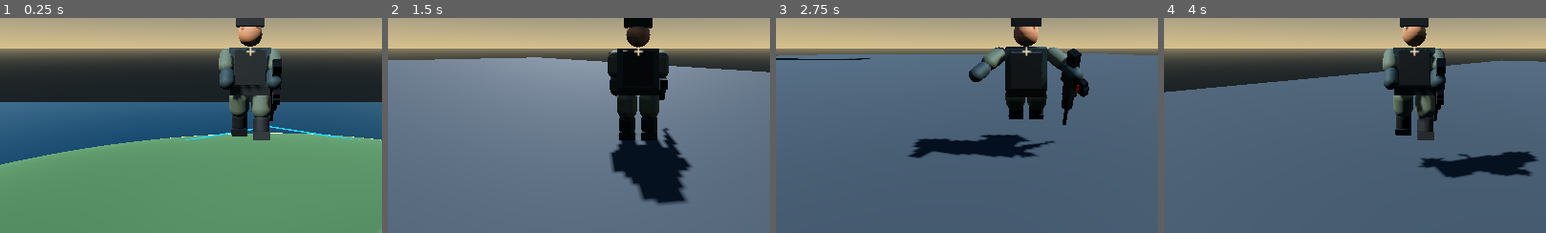
Above: before the commit, frames 1-4 (left to right).
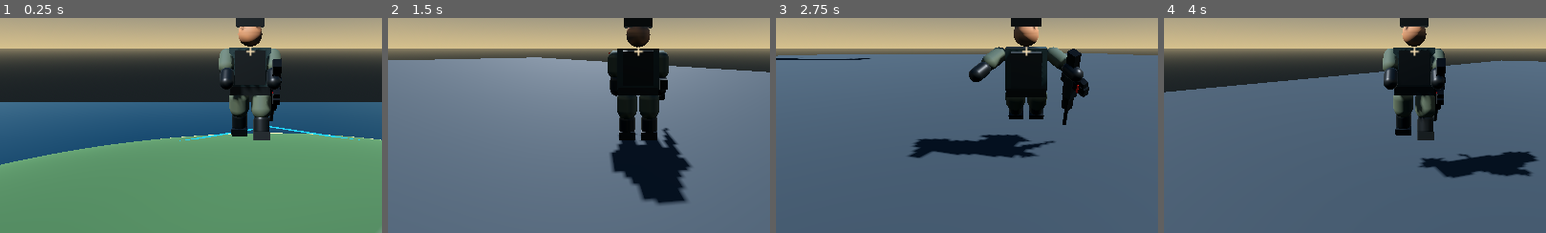
Above: after the commit, the same moments.

Repository: hicham07dzz-cyber/WARFOX
Game: Godot game, scene res://scenes/main.tscn
The game is run twice, just before and just after one commit, with the same random seed, the same clock (stepped at 60 frames per second) and the same inputs.
Inputs (mouse positions are % of the whole screen's width and height, from its top left):
- Up to frame 1 (0.25 s): no input
- Up to frame 2 (1.5 s): move the mouse to (72, 45) at 0.52 s; hold D (move_right) 0.53-1.25 s; hold Ctrl (crouch) 0.53-1.25 s; click (72, 45) at 0.67 s; tap Space (jump) at 0.77 s; drag from (30, 55) to (45, 70) at 1.27 s
- Up to frame 3 (2.75 s): click "JUMP" at 2 s
- Up to frame 4 (4 s): move the mouse to (60, 28) at 2.77 s; hold D (move_right) 2.78-3.5 s; tap H (heal) at 2.85 s; drag from (45, 70) to (20, 35) at 3.52 s
The pictures show only the part of the screen within x 17-67%, y 43-93%; the shares and areas given below are measured in that part.

The runs differ from the first frame. In frame 1, 0.5% of the frame differs, in the area x 57-74%, y 3-51%; in frame 2, 0.1%; in frame 3, 0.5%; in frame 4, 0.4%.
Error in both runs: Invalid call. Nonexistent function 'get_nodes_in_group' in base 'Node3D (main.gd)'. (res://scripts/mobile_hud.gd:421)

Commit message:
Apply selected WARFOX operator and weapon skins visually

Diff:
--- a/scripts/player_controller.gd
+++ b/scripts/player_controller.gd
@@ -70,6 +70,9 @@
 	_build_camera()
 	spawn_position = global_position
 	add_to_group("warfox_player")
+	var account := get_parent().get_node_or_null("WARFOX_Account")
+	if account != null:
+		apply_equipped_loadout(account)
 
 func _build_collision() -> void:
 	collision_capsule = CollisionShape3D.new()
@@ -110,6 +113,97 @@
 	part.material_override = mat
 	parent.add_child(part)
 	return part
+
+func apply_equipped_loadout(account: Node) -> void:
+	var skin_name := str(account.get("equipped_skin"))
+	var weapon_name := str(account.get("equipped_weapon"))
+	_apply_skin_palette(skin_name)
+	_apply_weapon_palette(weapon_name)
+
+func _apply_skin_palette(skin_name: String) -> void:
+	var armor_color := Color(0.12, 0.19, 0.20)
+	var fabric_color := Color(0.25, 0.29, 0.24)
+	var accent_color := Color(0.95, 0.29, 0.055)
+	var helmet_color := Color(0.055, 0.075, 0.085)
+	match skin_name:
+		"SHADOW RECON":
+			armor_color = Color(0.055, 0.065, 0.085)
+			fabric_color = Color(0.12, 0.14, 0.18)
+			accent_color = Color(0.20, 0.62, 0.92)
+			helmet_color = Color(0.025, 0.035, 0.055)
+		"DESERT PHANTOM":
+			armor_color = Color(0.43, 0.32, 0.19)
+			fabric_color = Color(0.57, 0.45, 0.28)
+			accent_color = Color(0.95, 0.68, 0.22)
+			helmet_color = Color(0.24, 0.18, 0.12)
+		"ARCTIC WOLF":
+			armor_color = Color(0.48, 0.60, 0.68)
+			fabric_color = Color(0.70, 0.77, 0.80)
+			accent_color = Color(0.22, 0.82, 1.0)
+			helmet_color = Color(0.15, 0.23, 0.29)
+		"EMBER GUARD":
+			armor_color = Color(0.25, 0.07, 0.055)
+			fabric_color = Color(0.19, 0.12, 0.11)
+			accent_color = Color(1.0, 0.30, 0.045)
+			helmet_color = Color(0.075, 0.035, 0.03)
+		"NEON HUNTER":
+			armor_color = Color(0.08, 0.12, 0.18)
+			fabric_color = Color(0.11, 0.16, 0.22)
+			accent_color = Color(0.12, 1.0, 0.72)
+			helmet_color = Color(0.025, 0.06, 0.09)
+	var armor_mat := _material(armor_color, 0.32, 0.48)
+	var fabric_mat := _material(fabric_color, 0.05, 0.78)
+	var accent_mat := _material(accent_color, 0.24, 0.4)
+	var helmet_mat := _material(helmet_color, 0.28, 0.42)
+	for node in visual_root.find_children("*", "MeshInstance3D", true, false):
+		var part := node as MeshInstance3D
+		if part.name in ["Torso_Armor", "Chest_Plate"]:
+			part.material_override = armor_mat if part.name == "Torso_Armor" else helmet_mat
+		elif part.name in ["UpperArm", "Thigh"]:
+			part.material_override = fabric_mat
+		elif part.name in ["Forearm_Guard", "Boot_Leg", "Boot", "Belt", "Backpack", "Helmet"]:
+			part.material_override = helmet_mat
+		elif part.name in ["Chest_Insignia", "Helmet_Visor", "Shoulder_Patch"]:
+			part.material_override = accent_mat
+
+func _apply_weapon_palette(weapon_name: String) -> void:
+	var base_color := Color(0.035, 0.045, 0.052)
+	var metal_color := Color(0.16, 0.19, 0.20)
+	var accent_color := Color(0.92, 0.12, 0.045)
+	match weapon_name:
+		"STRIKER SMG":
+			base_color = Color(0.07, 0.10, 0.12)
+			metal_color = Color(0.25, 0.34, 0.38)
+			accent_color = Color(0.10, 0.82, 0.95)
+		"FALCON DMR":
+			base_color = Color(0.18, 0.16, 0.12)
+			metal_color = Color(0.48, 0.40, 0.26)
+			accent_color = Color(0.95, 0.72, 0.20)
+		"BREACH SHOTGUN":
+			base_color = Color(0.12, 0.065, 0.045)
+			metal_color = Color(0.34, 0.22, 0.14)
+			accent_color = Color(1.0, 0.36, 0.08)
+		"VANGUARD SNIPER":
+			base_color = Color(0.055, 0.10, 0.075)
+			metal_color = Color(0.25, 0.38, 0.29)
+			accent_color = Color(0.58, 1.0, 0.38)
+		"TACTICAL PISTOL":
+			base_color = Color(0.045, 0.05, 0.065)
+			metal_color = Color(0.28, 0.30, 0.36)
+			accent_color = Color(0.76, 0.35, 1.0)
+	var dark_mat := _material(base_color, 0.52, 0.34)
+	var metal_mat := _material(metal_color, 0.72, 0.28)
+	var accent_mat := _material(accent_color, 0.28, 0.36)
+	if weapon_root == null:
+		return
+	for node in weapon_root.find_children("*", "MeshInstance3D", true, false):
+		var part := node as MeshInstance3D
+		if part.name in ["Rifle_Receiver", "Rifle_Barrel"]:
+			part.material_override = metal_mat
+		elif part.name in ["Rifle_Handguard", "Rifle_Stock", "Rifle_Grip", "Rifle_Sight", "Detachable_Magazine"]:
+			part.material_override = dark_mat
+		elif part.name in ["Rifle_Sight_Glow", "Magazine_Red_Stripe"]:
+			part.material_override = accent_mat
 
 func _build_visual() -> void:
 	visual_root = Node3D.new()
